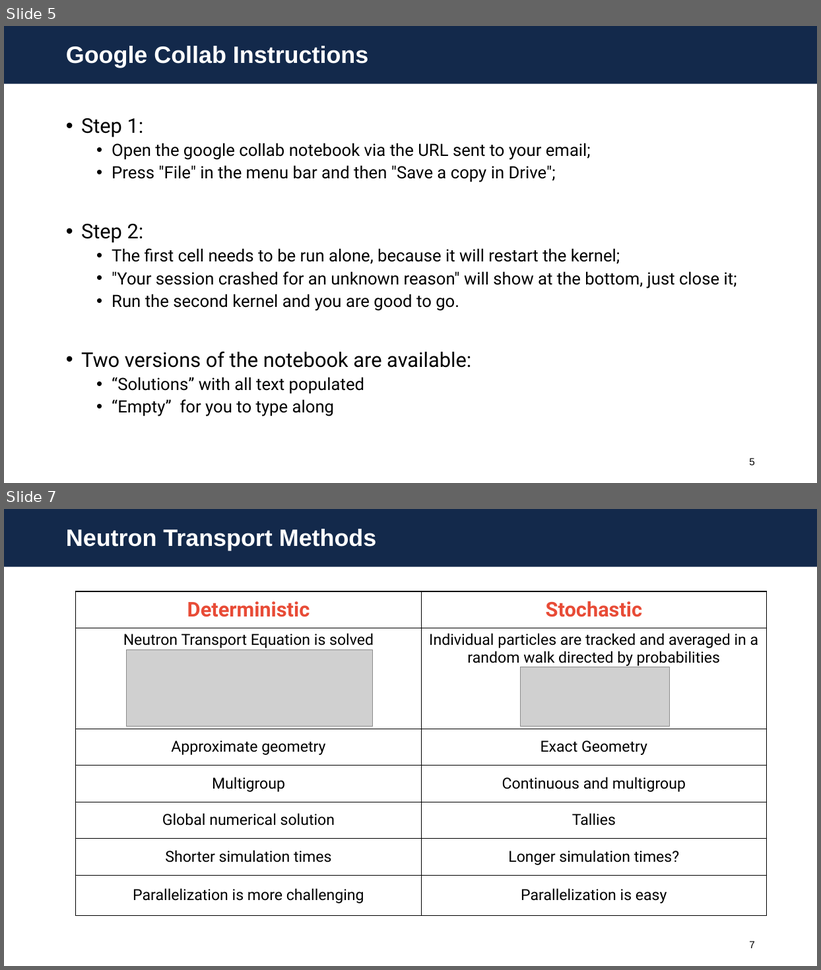
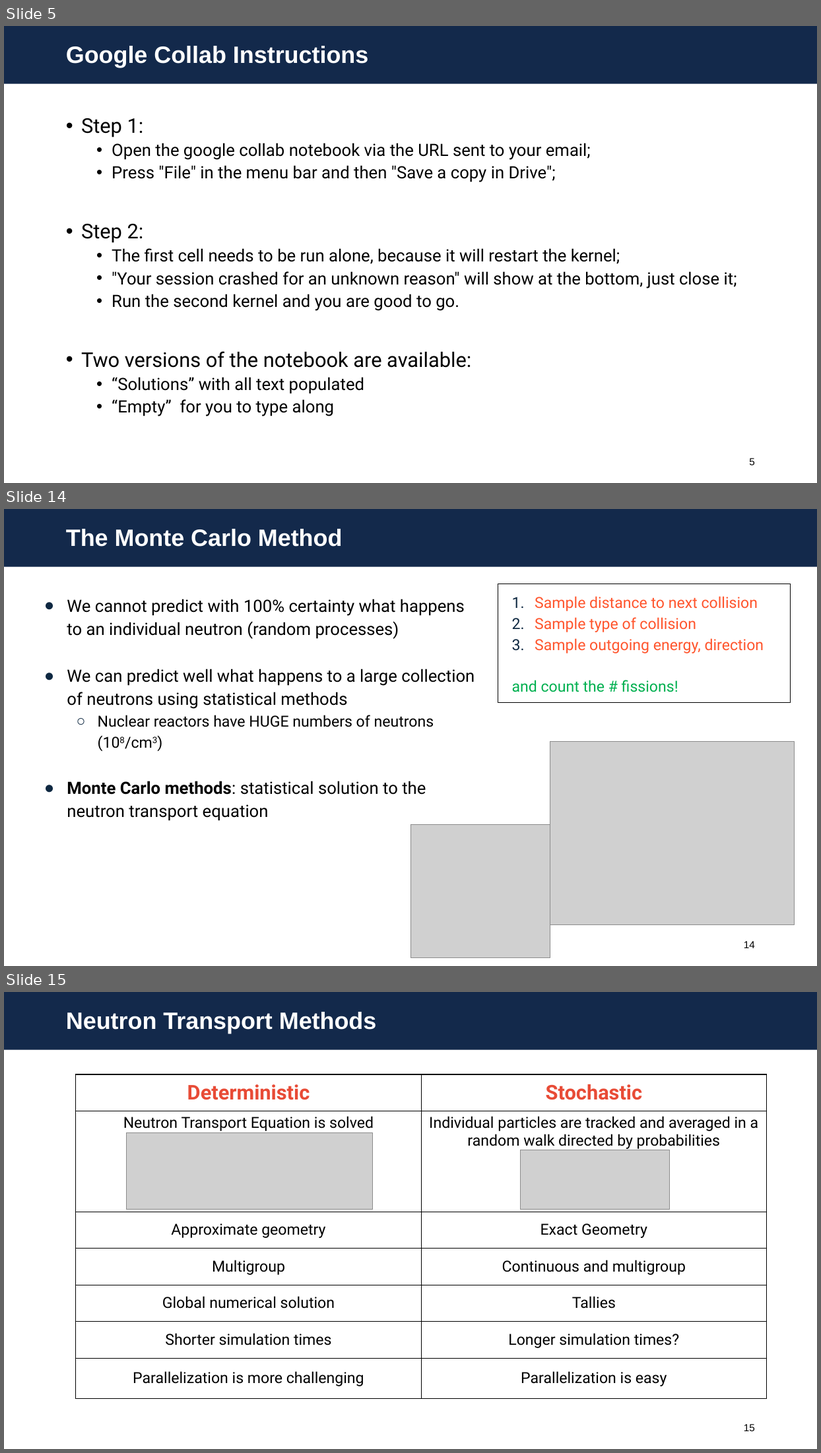
Before and after one commit to aprilnovak/openmc-education, a slide deck: intro/1-Theory.pptx. Shown one above the other, each under a label of ours: slides 5 and 7 before the commit, slides 5, 14 and 15 after it; the slides between them are not shown. The pictures are 821x970 and 821x1453 pixels, drawn with LibreOffice and Linux fonts; fonts in the diff are those of the drawing; grey boxes stand for pictures; background and template pictures are left out. Boxes give left, top, right and bottom in pixels: in the first picture for what was removed or moved away, otherwise in the second. Text is boxed around its words. In the diff, an @@ line names an element or a change of style, - is before the commit and + after.

```diff
--- a/intro/1-Theory.pptx
+++ b/intro/1-Theory.pptx
@@ slide 14 added at (4, 509, 817, 966), background #FFFFFF; not listed: 1 template element that a slide beside it also shows @@
@@ title added at (66, 529, 343, 547), 28 pt, text #FFFFFF, bold @@
+The Monte Carlo Method
@@ rectangle added at (498, 584, 791, 702), outline #000000 0.75 pt, 18 pt, text #FF552D @@
+1. Sample distance to next collision
+2. Sample type of collision
+3. Sample outgoing energy, direction
+and count the # fissions!
@@ text added at (67, 599, 475, 821), 20 pt, text #000000 @@
+● We cannot predict with 100% certainty what happens to an individual neutron (random processes)
+● We can predict well what happens to a large collection of neutrons using statistical methods
+  ○ Nuclear reactors have HUGE numbers of neutrons (108/cm3)
+● Monte Carlo methods: statistical solution to the neutron transport equation
@@ picture added at (550, 741, 794, 925) @@
@@ picture added at (411, 825, 550, 958) @@
@@ rectangle added at (44, 922, 145, 957), fill #FFFFFF @@
@@ page number added at (744, 941, 755, 949), 12 pt, text #000000 @@
+14
@@ what was slide 7 is now slide 15 @@
@@ page number at (744, 1424, 755, 1432): text changed @@
-7
+15
```
Also in this commit, not shown: 9 other slides added, 1 slide removed, 2 other files.
